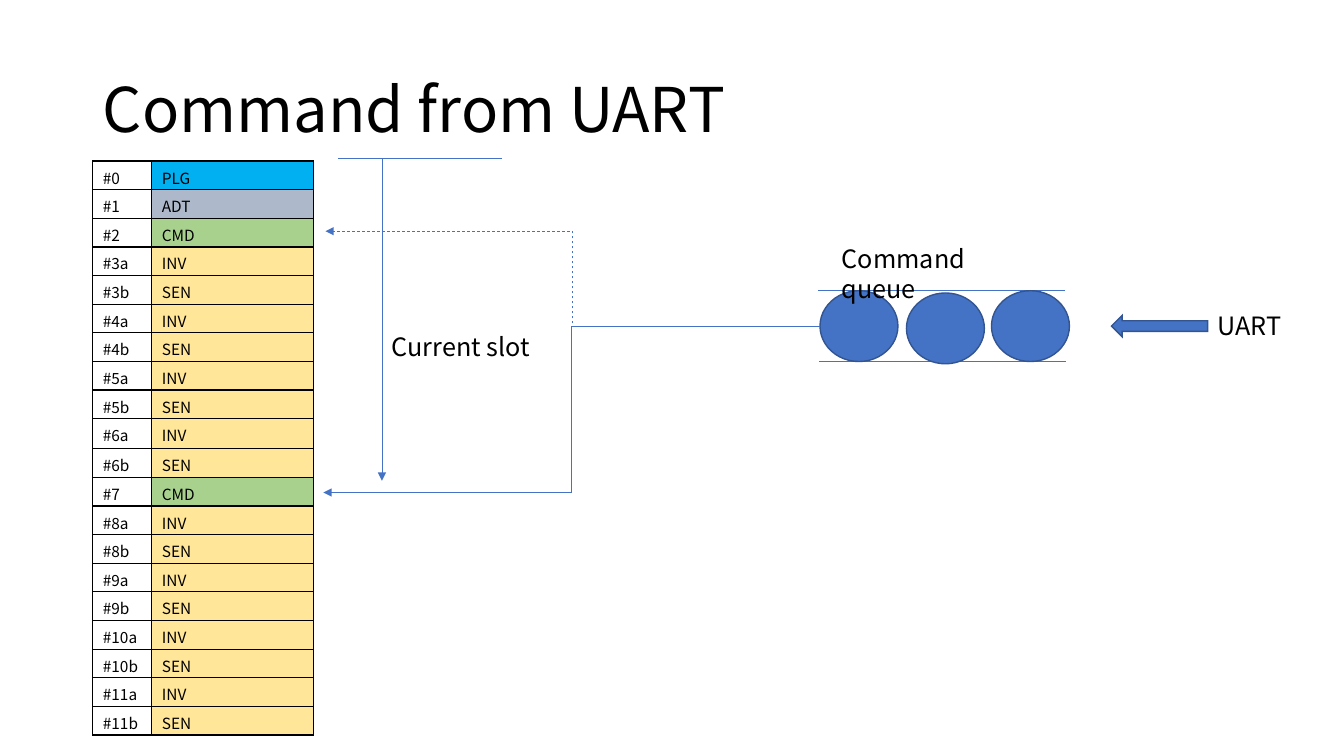
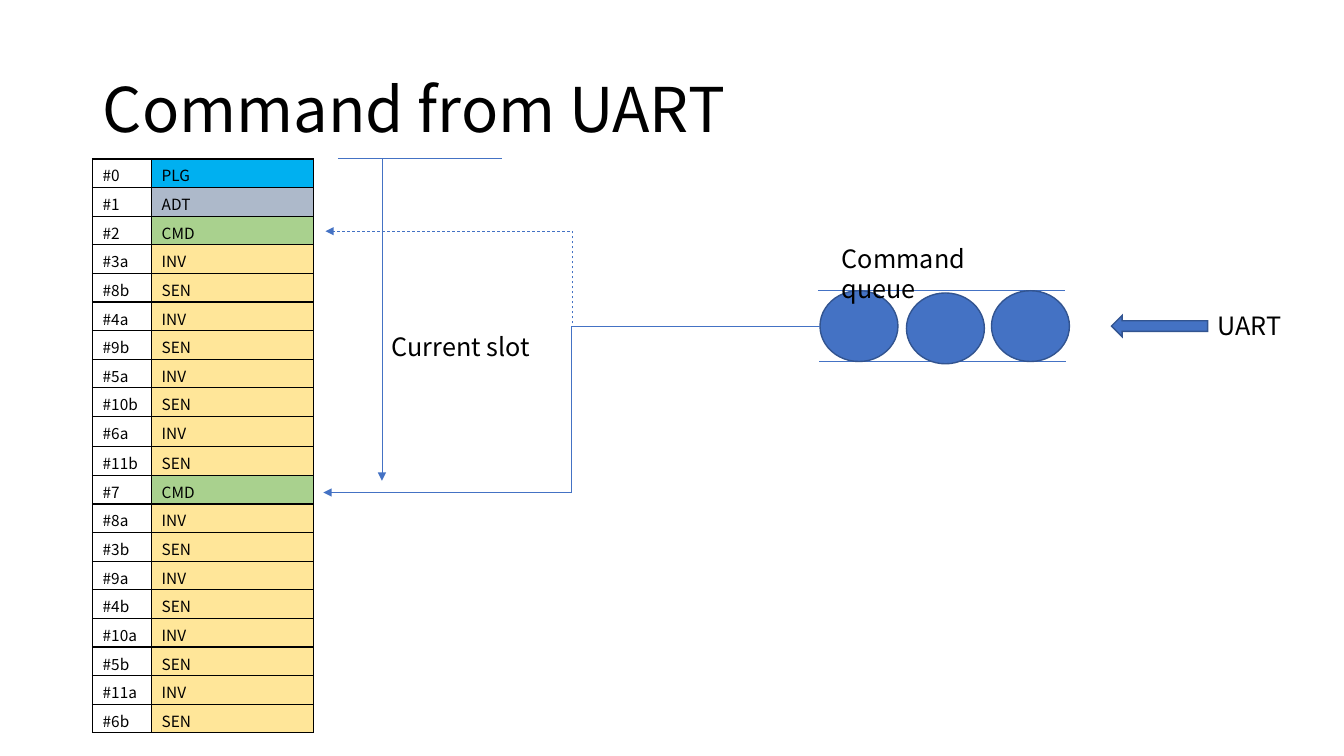
Before and after one commit to araobp/sensor-network, a slide deck: slide 7 of doc/I2C_BACKPLANE_SPEC.pptx (slide 6 before the commit). Drawn at 1344x756 pixels with LibreOffice and Linux fonts; fonts in the diff are those of the drawing. Boxes give left, top, right and bottom in pixels: in the first picture for what was removed or moved away, otherwise in the second. Text is boxed around its words. In the diff, an @@ line names an element or a change of style, - is before the commit and + after.

```diff
--- a/doc/I2C_BACKPLANE_SPEC.pptx
+++ b/doc/I2C_BACKPLANE_SPEC.pptx
@@ table at (x1=93, y1=159, x2=314, y2=732) @@
-row 5, column 1: #3b
+row 5, column 1: #8b
-row 7, column 1: #4b
+row 7, column 1: #9b
-row 9, column 1: #5b
+row 9, column 1: #10b
-row 11, column 1: #6b
+row 11, column 1: #11b
-row 14, column 1: #8b
+row 14, column 1: #3b
-row 16, column 1: #9b
+row 16, column 1: #4b
-row 18, column 1: #10b
+row 18, column 1: #5b
-row 20, column 1: #11b
+row 20, column 1: #6b
```
Also in this commit, not shown: 2 other slides changed, 1 slide added, 3 other files.
